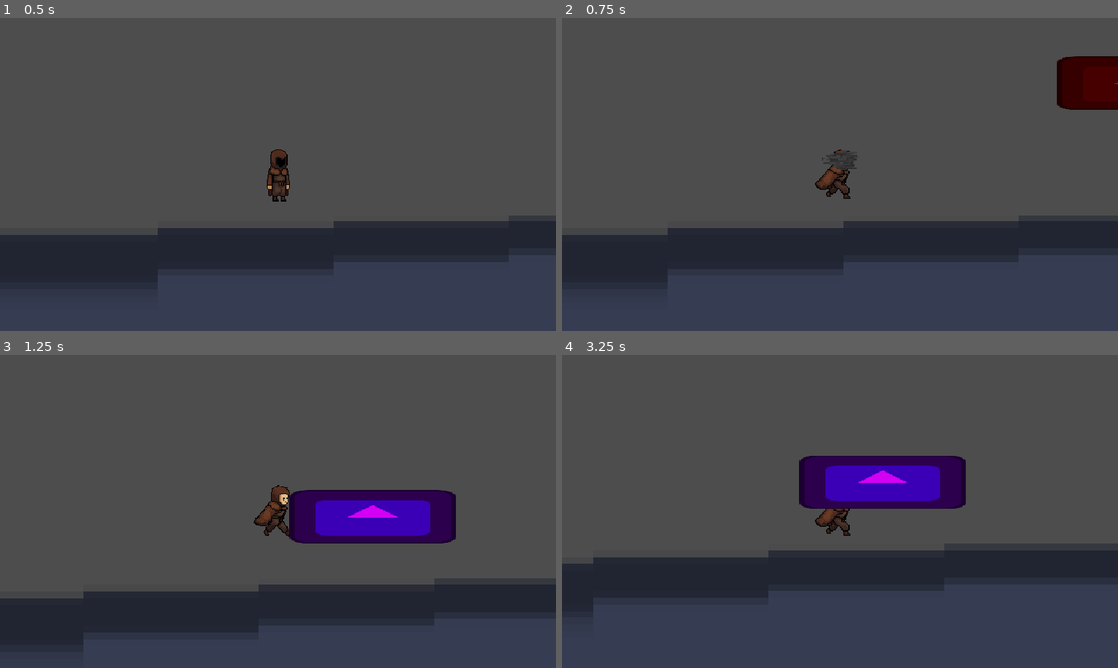
Above: before the commit, frames 1-4 (two rows, left to right).
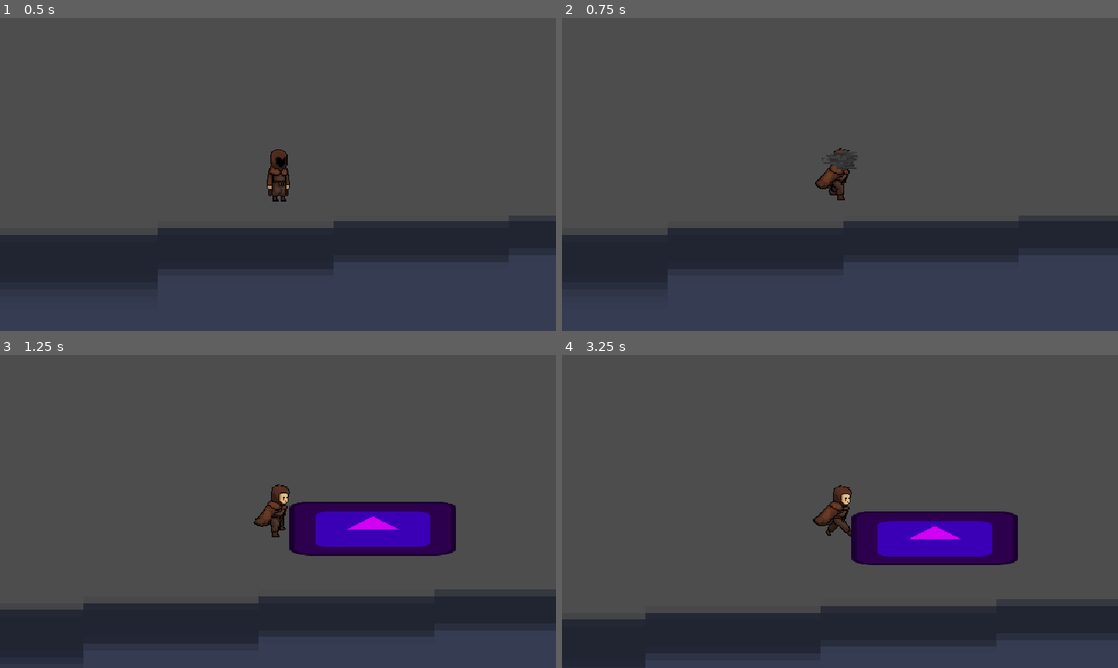
Above: after the commit, the same moments.

Repository: SPLASH916/Unmasked
Game: Godot game, scene res://Map/Scenes/map.tscn
Same seed, same stepped clock (60 frames per second), same inputs: the game is played once before the commit and once after it. The engine's default icon, where the game draws it, is replaced by a stand-in: a white triangle on a blue panel in a dark square.
Inputs:
- Up to frame 1 (0.5 s): no input
- Up to frame 2 (0.75 s): hold D (Right) from 0.53 s (still down); tap 1 (Mask1) at 0.6 s
- Up to frame 3 (1.25 s): keep holding D (Right); tap Space (Jump) at 0.77 s; tap 2 (Mask2) at 0.8 s
- Up to frame 4 (3.25 s): tap 2 (Mask2) at 1.35, 3.05 s; tap Space (Jump) at 1.52, 3.02 s; tap 3 (Mask3) at 1.55, 2.1 s; release D (Right) at 2.03 s; hold A (Left) 2.03-2.78 s; tap 1 (Mask1) at 2.3, 2.85 s; hold D (Right) from 2.78 s (still down)

Frame 1 is identical in both runs. In frame 2, 2.0% of the frame differs, in the area x 45-100%, y 12-59%; in frame 3, 8.7%; in frame 4, 34%, in the area x 0-100%, y 32-100%.

Commit message:
Delayed Jump

Diff:
--- a/Player/Scenes/the_masked.tscn
+++ b/Player/Scenes/the_masked.tscn
@@ -540,7 +540,7 @@
 
 [node name="PlayerAnimation" type="AnimatedSprite2D" parent="."]
 sprite_frames = SubResource("SpriteFrames_04w6v")
-animation = &"Run-mask0"
+animation = &"Idle-mask3"
 
 [node name="Camera2D" type="Camera2D" parent="."]
 
--- a/Player/Scripts/the_masked.gd
+++ b/Player/Scripts/the_masked.gd
@@ -5,8 +5,9 @@
 @export var mask1 = false
 @export var mask2 = false
 @export var mask3 = false
+
 const SPEED = 300.0
-const JUMP_VELOCITY = -450.0
+const JUMP_VELOCITY = -500.0
 
 
 func _physics_process(delta: float) -> void:
@@ -55,6 +56,11 @@
 	if mask1 and mask2 and mask3 == false:
 		mask0 = true
 	if Input.is_action_just_pressed("Mask1"):
+		$MaskAnimation/MaskTransitionSound.play()
+		$MaskAnimation.play("Mask-Transition")
+		$MaskAnimation.visible = true
+		await $MaskAnimation.animation_finished
+		$MaskAnimation.visible = false
 		if mask1 != true:
 			mask1 = true
 			mask0 = false
@@ -64,6 +70,11 @@
 			mask1 = false
 			mask0 = true
 	if Input.is_action_just_pressed("Mask2"):
+		$MaskAnimation/MaskTransitionSound.play()
+		$MaskAnimation.play("Mask-Transition")
+		$MaskAnimation.visible = true
+		await $MaskAnimation.animation_finished
+		$MaskAnimation.visible = false
 		if mask2 != true:
 			mask2 = true
 			mask0 = false
@@ -73,6 +84,11 @@
 			mask2 = false
 			mask0 = true
 	if Input.is_action_just_pressed("Mask3"):
+		$MaskAnimation/MaskTransitionSound.play()
+		$MaskAnimation.play("Mask-Transition")
+		$MaskAnimation.visible = true
+		await $MaskAnimation.animation_finished
+		$MaskAnimation.visible = false
 		if mask3 != true:
 			mask3 = true
 			mask0 = false
@@ -83,8 +99,4 @@
 			mask0 = true
 	#mask transition
 	if Input.is_action_just_pressed("Mask1") or Input.is_action_just_pressed("Mask2") or Input.is_action_just_pressed("Mask3"):
-		$MaskAnimation/MaskTransitionSound.play()
-		$MaskAnimation.play("Mask-Transition")
-		$MaskAnimation.visible = true
-		await $MaskAnimation.animation_finished
-		$MaskAnimation.visible = false
+		pass
